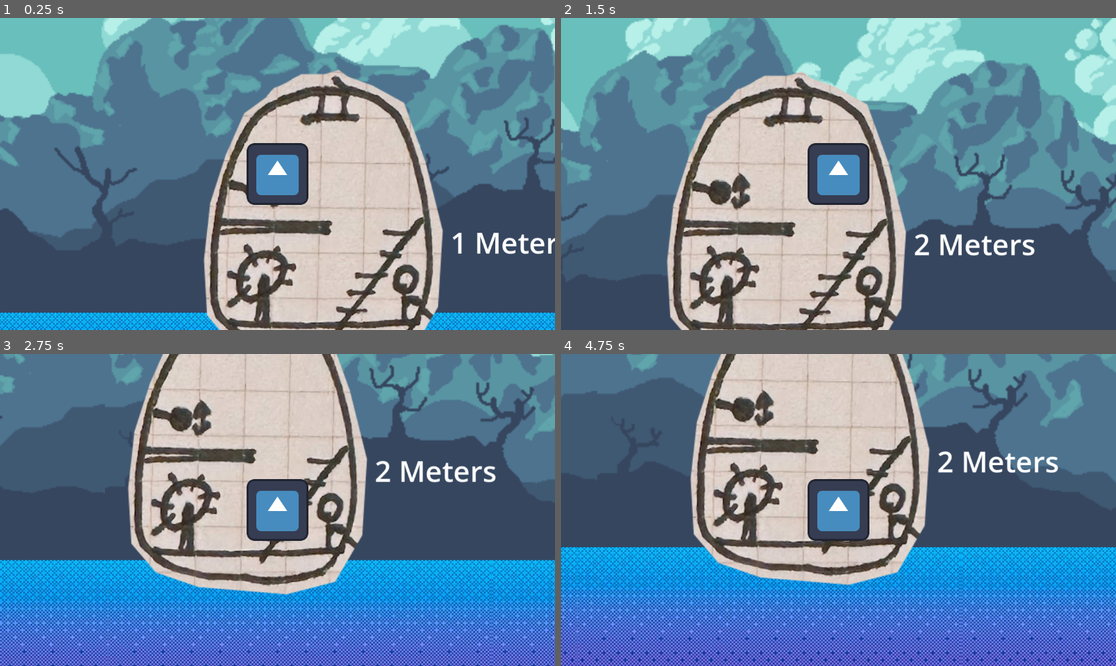
Above: before the commit, frames 1-4 (two rows, left to right).
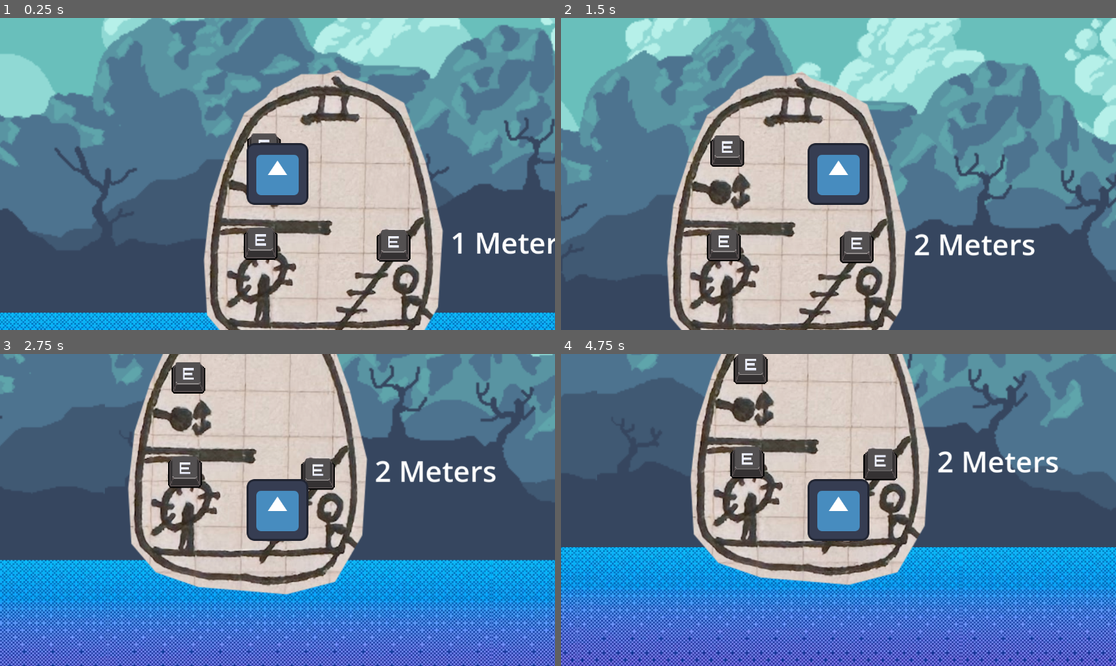
Above: after the commit, the same moments.

Repository: calzila/GGJ_2025
Game: Godot game, scene res://Overworld.tscn
The game is run twice, just before and just after one commit, with the same random seed, the same clock (stepped at 60 frames per second) and the same inputs. The engine's default icon, where the game draws it, is replaced by a stand-in: a white triangle on a blue panel in a dark square.
Inputs:
- Up to frame 1 (0.25 s): no input
- Up to frame 2 (1.5 s): tap Enter (ui_accept) at 0.5, 0.77 s; hold D (move_right) from 0.53 s (still down)
- Up to frame 3 (2.75 s): tap Enter (ui_accept) at 1.52 s; release D (move_right) at 2.03 s; hold A (move_left) from 2.03 s (still down)
- Up to frame 4 (4.75 s): release A (move_left) at 2.78 s; hold D (move_right) 2.78-4.28 s; tap Enter (ui_accept) at 3.02, 3.77, 4.52 s; hold A (move_left) from 4.28 s (still down)

The runs differ from the first frame. In frame 1, 1.1% of the frame differs, in the area x 43-74%, y 36-79%; in frame 2, 1.5%; in frame 3, 1.5%; in frame 4, 1.6%, in the area x 30-61%, y 0-41%.

Commit message:
Setting up basic Interact nodes

Diff:
--- a/TheSub.tscn
+++ b/TheSub.tscn
@@ -1,8 +1,9 @@
-[gd_scene load_steps=8 format=3 uid="uid://cmxn8qk06my2q"]
+[gd_scene load_steps=9 format=3 uid="uid://cmxn8qk06my2q"]
 
 [ext_resource type="Script" path="res://the_sub.gd" id="1_552i2"]
 [ext_resource type="Texture2D" uid="uid://te1er00kgs2n" path="res://Pod_1.png" id="2_5i7cj"]
 [ext_resource type="Script" path="res://DepthText.gd" id="2_yyie1"]
+[ext_resource type="PackedScene" uid="uid://dafcx4ij3nrfj" path="res://grabber.tscn" id="4_0fm0l"]
 
 [sub_resource type="RectangleShape2D" id="RectangleShape2D_33m84"]
 size = Vector2(19.9159, 316.904)
@@ -76,3 +77,12 @@
 [node name="Button_Surface" type="CollisionShape2D" parent="Area2D_Button"]
 position = Vector2(-14.25, 10.25)
 shape = SubResource("RectangleShape2D_d02f1")
+
+[node name="Area2D_Button2" parent="." instance=ExtResource("4_0fm0l")]
+position = Vector2(-125, -222)
+
+[node name="Area2D_Button3" parent="." instance=ExtResource("4_0fm0l")]
+position = Vector2(-132, -26)
+
+[node name="Area2D_Button3" parent="Area2D_Button3" instance=ExtResource("4_0fm0l")]
+position = Vector2(276, 4)
--- /dev/null
+++ b/grabber.tscn
@@ -0,0 +1,19 @@
+[gd_scene load_steps=3 format=3 uid="uid://dafcx4ij3nrfj"]
+
+[ext_resource type="Texture2D" uid="uid://rsmtrygw12jj" path="res://E.png" id="1_6qw0u"]
+
+[sub_resource type="RectangleShape2D" id="RectangleShape2D_7wpya"]
+size = Vector2(106, 90)
+
+[node name="Area2D_Button" type="Area2D"]
+
+[node name="Button_Surface2" type="CollisionShape2D" parent="."]
+position = Vector2(0, -45)
+shape = SubResource("RectangleShape2D_7wpya")
+
+[node name="Sprite2D" type="Sprite2D" parent="."]
+
+[node name="E" type="Sprite2D" parent="."]
+position = Vector2(0, -139)
+scale = Vector2(0.1, 0.1)
+texture = ExtResource("1_6qw0u")
--- a/the_sub.gd
+++ b/the_sub.gd
@@ -26,9 +26,8 @@
 		_surfaceSub()
 
 
+	var velocity = linear_velocity.length()
 
-
-	var velocity = linear_velocity.length()
 
 	if global_position.y < 0 and surfacingIntiated:
 		# This fires when the sub comes above the surface.
Binary file added: E.png
Not shown, added: E.png.import
